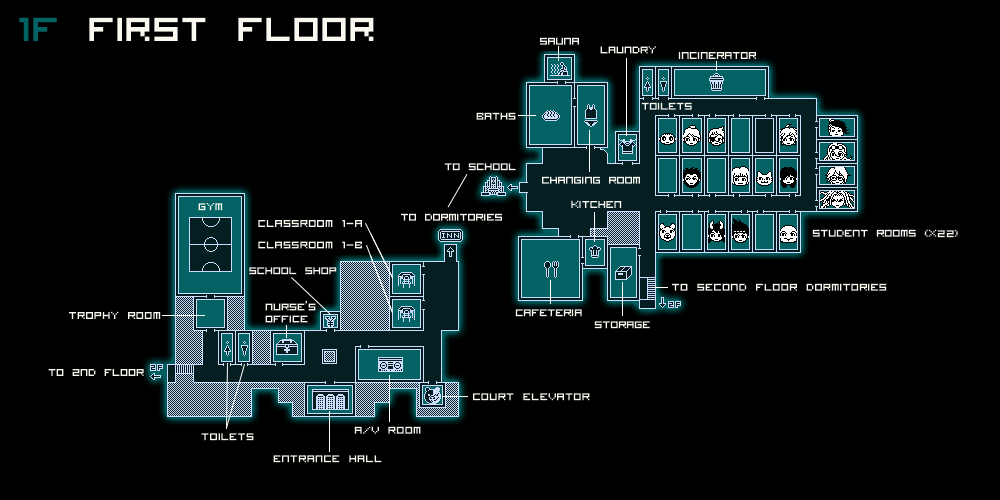
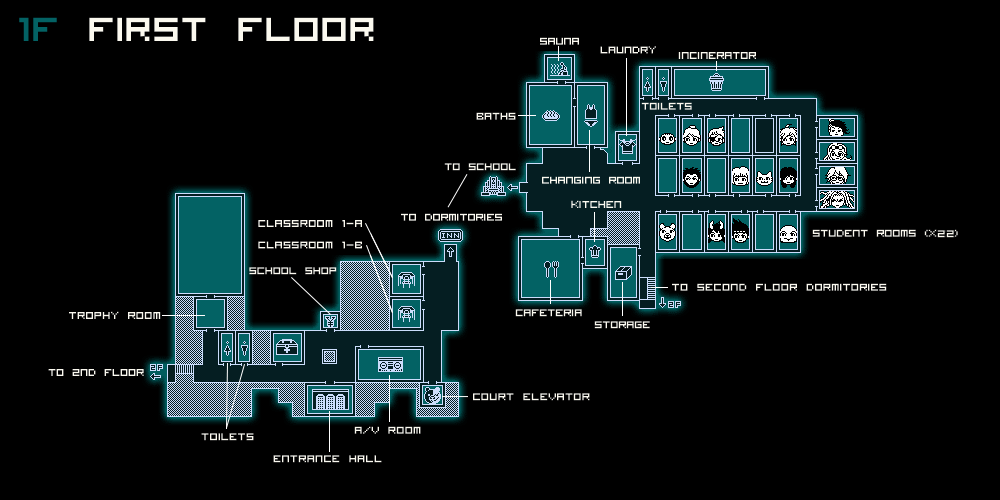
Layer changes from the first 1000x500 image to the second:
painted on "floor1.png" over (189, 203, 316, 338)
